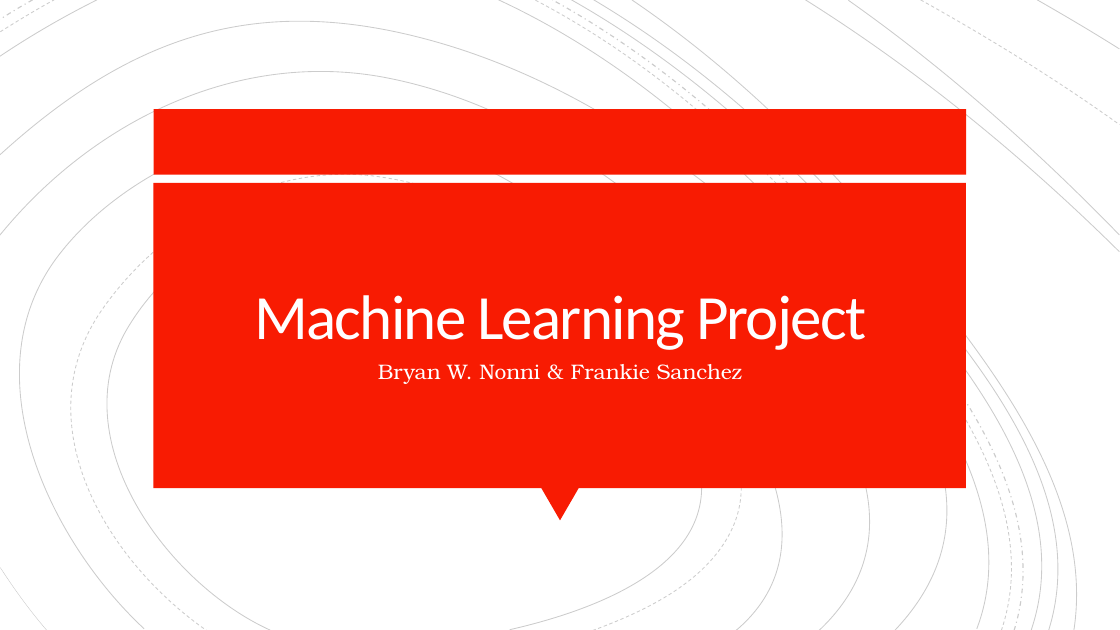
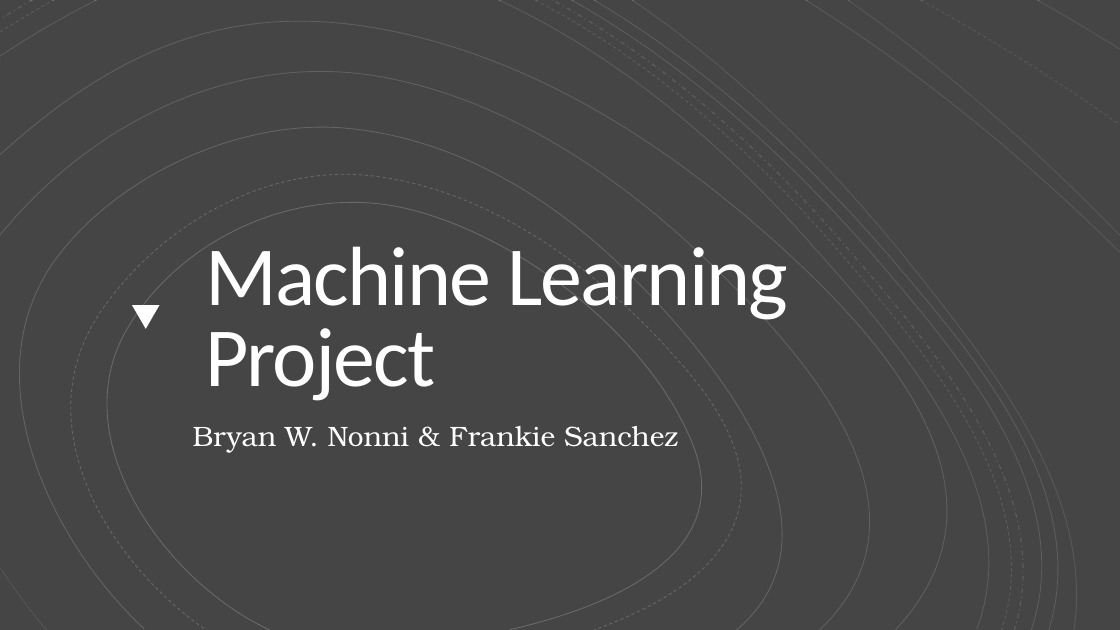
Before and after one commit to bnonni/Python, a slide deck: slide 1 of Machine_Learning/Project/ML_Project_Pres.pptx. Drawn at 1120x630 pixels with LibreOffice and Linux fonts; fonts in the diff are those of the drawing. Boxes give left, top, right and bottom in pixels: in the first picture for what was removed or moved away, otherwise in the second. Text is boxed around its words. In the diff, an @@ line names an element or a change of style, - is before the commit and + after.

```diff
--- a/Machine_Learning/Project/ML_Project_Pres.pptx
+++ b/Machine_Learning/Project/ML_Project_Pres.pptx
@@ background #FFFFFF to #454545 @@
@@ freeform shape at <box>0,0,33,19</box>: outline #000000 1 pt dashed to #FFFFFF 1 pt dashed @@
@@ rectangle added at <box>0,1,1119,630</box>, fill #454545 @@
@@ freeform shape at <box>553,0,1058,630</box>: outline #000000 1 pt dashed to #FFFFFF 1 pt dashed @@
@@ outline #000000 0.75 pt dashed to #FFFFFF 0.75 pt dashed in 4 elements at <box>23,164,761,630</box>, <box>535,0,1049,630</box>, <box>0,0,55,32</box>, <box>921,0,1120,125</box> @@
@@ outline #000000 0.75 pt to #FFFFFF 0.75 pt in 12 elements at <box>0,118,861,630</box>, <box>61,185,739,630</box>, <box>0,50,949,630</box>, <box>0,0,1019,630</box>, <box>498,0,1030,629</box>, <box>0,0,97,56</box>, <box>571,0,1078,630</box>, <box>594,0,1091,630</box>, <box>632,0,1095,630</box>, <box>806,0,1120,252</box>, <box>849,0,1120,234</box>, <box>1038,0,1120,49</box> @@
@@ group added at <box>0,0,1120,630</box>: 19 freeform shapes @@
@@ rectangle removed at <box>154,109,966,175</box> @@
@@ title "Machine Learning Project": place and size @@
-title "Machine Learning Project" at <box>254,295,866,350</box>
+title "Machine Learning Project" at <box>205,246,788,401</box>
@@ title "Machine Learning Project" at <box>205,246,788,401</box>: size 54 to 72 pt, text colour #FFFEFF to #FFFFFF; alignment centre to left @@
@@ rectangle removed at <box>154,183,966,488</box> @@
@@ triangle added at <box>132,305,160,329</box>, fill #FFFFFF @@
@@ subtitle "Bryan W. Nonni & Frankie ...": place and size @@
-subtitle "Bryan W. Nonni & Frankie ..." at <box>378,364,742,384</box>
+subtitle "Bryan W. Nonni & Frankie ..." at <box>193,426,678,453</box>
@@ subtitle "Bryan W. Nonni & Frankie ..." at <box>193,426,678,453</box>: size 18 to 24 pt, text colour #FFFEFF to #FFFFFF; alignment centre to left @@
@@ triangle removed at <box>541,488,579,520</box> @@
@@ freeform shape at <box>0,568,46,630</box>: outline #000000 0.38 pt to #FFFFFF 0.38 pt @@
```
Also in this commit, not shown: 5 slides added, 2 slides removed, 4 other files.
